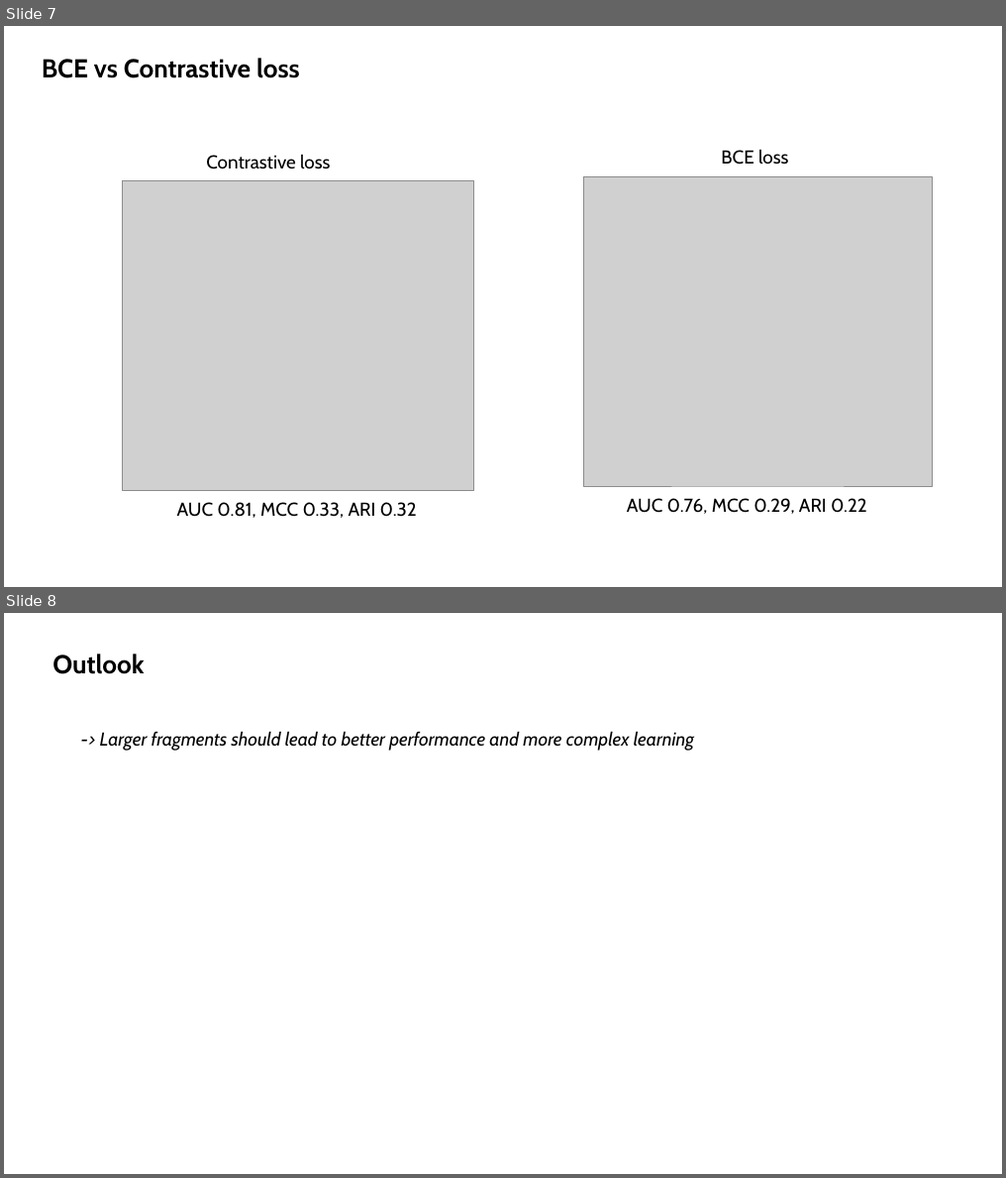
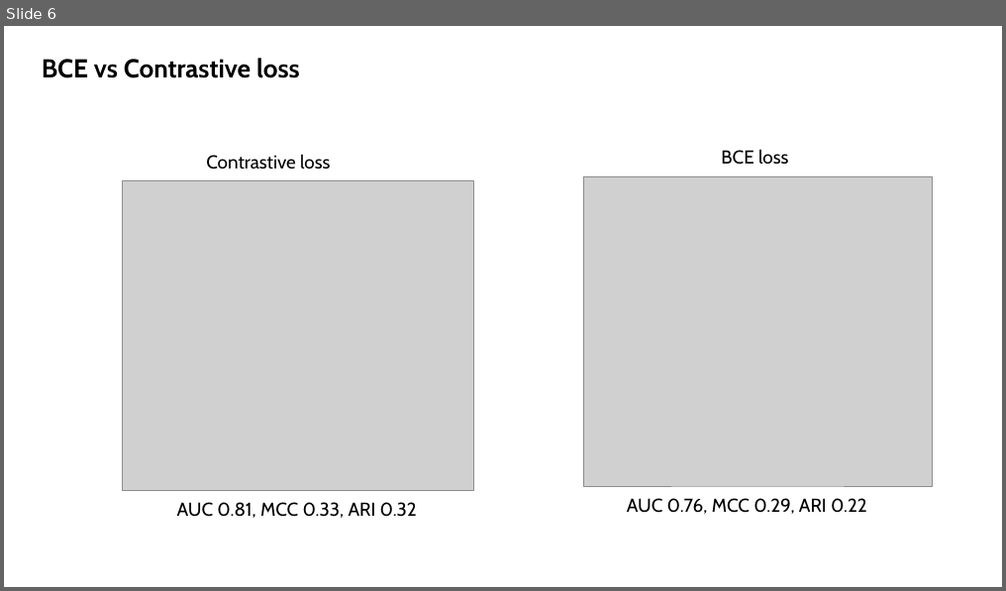
Before and after one commit to Aurelien-Pelissier/ML-Assignement, a slide deck: Plots.pptx. Shown one above the other, each under a label of ours: slides 7 and 8 before the commit, slide 6 after it. The pictures are 1006x1178 and 1006x591 pixels, drawn with LibreOffice and Linux fonts; fonts in the diff are those of the drawing; grey boxes stand for pictures. Boxes give left, top, right and bottom in pixels: in the first picture for what was removed or moved away, otherwise in the second. Text is boxed around its words. In the diff, an @@ line names an element or a change of style, - is before the commit and + after.

```diff
--- a/Plots.pptx
+++ b/Plots.pptx
@@ slide 8 removed at [4, 613, 1002, 1174], background #FFFFFF @@
@@ text removed at [53, 654, 144, 674] @@
-Outlook
@@ text removed at [100, 731, 694, 751] @@
--> Larger fragments should lead to better performance and more complex learning
@@ what was slide 7 is now slide 6 @@
```
Also in this commit, not shown: 4 other slides removed.
